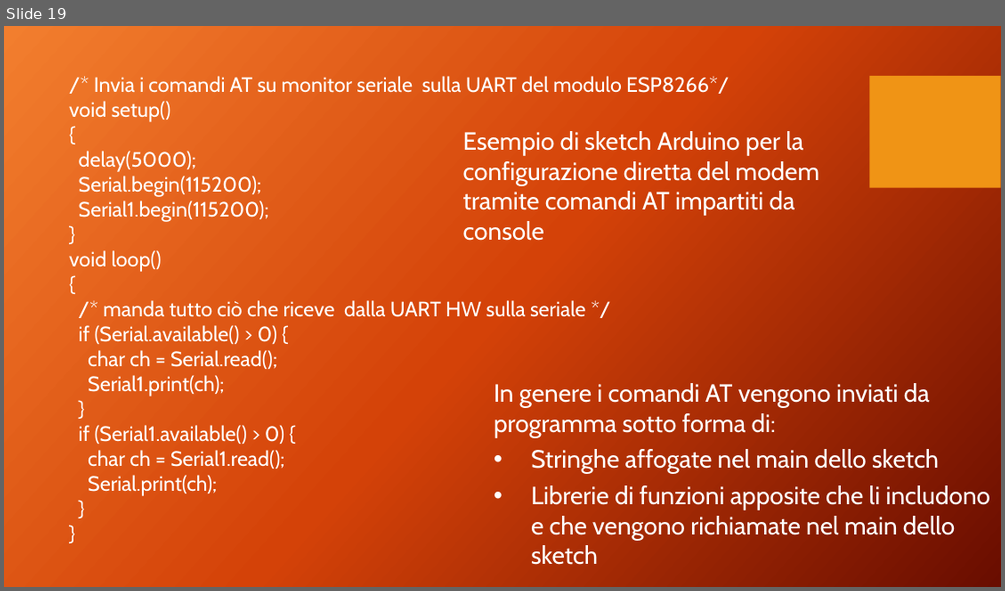
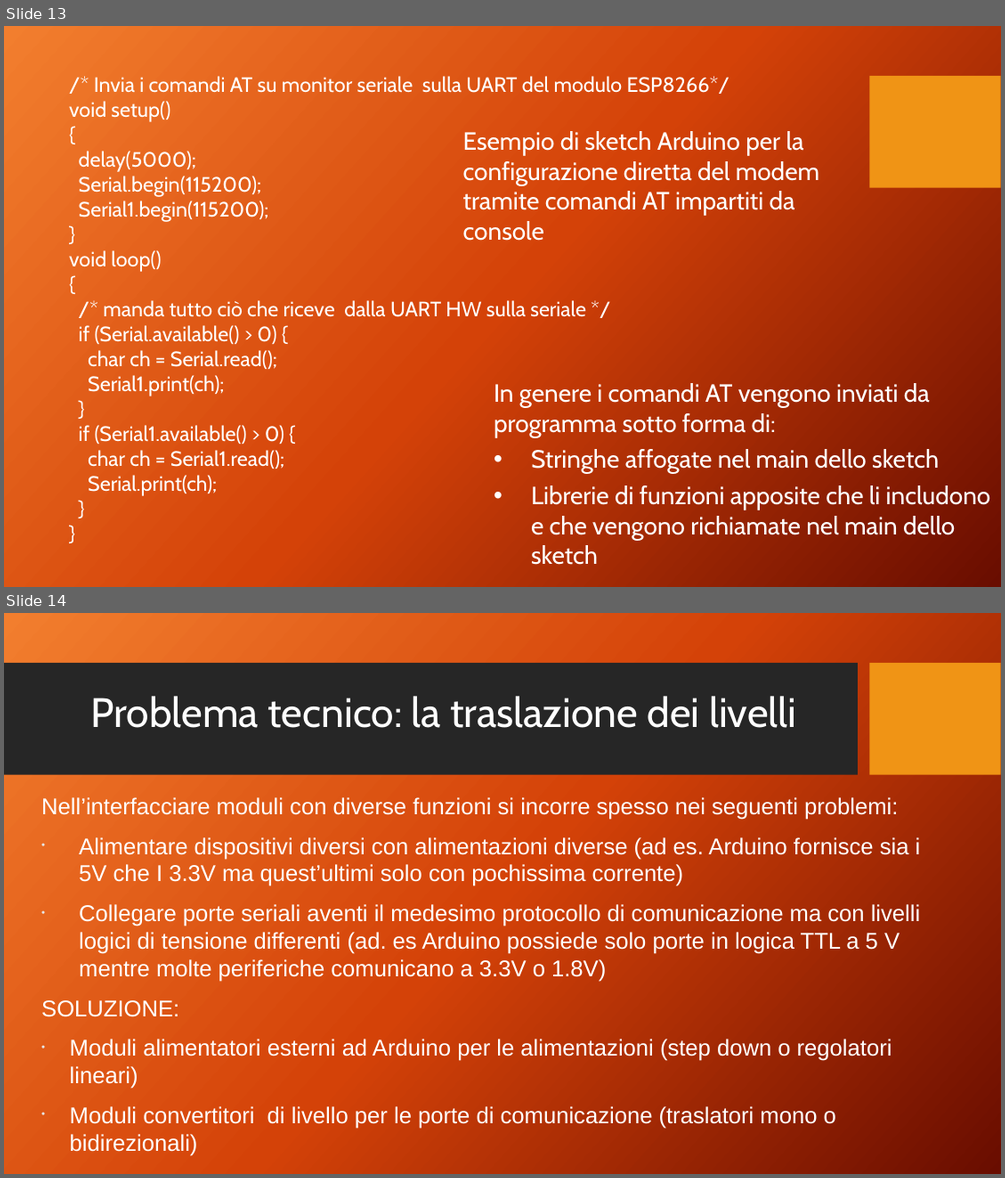
Before and after one commit to sebastianomelita/seismolab, a slide deck: files/seismoclouddevice-arduino-master/PROGGETTO SAPIENZA .pptx. Shown one above the other, each under a label of ours: slide 19 before the commit, slides 13 and 14 after it. The pictures are 1005x591 and 1005x1178 pixels, drawn with LibreOffice and Linux fonts; fonts in the diff are those of the drawing; background and template pictures are left out. Boxes give left, top, right and bottom in pixels: in the first picture for what was removed or moved away, otherwise in the second. Text is boxed around its words. In the diff, an @@ line names an element or a change of style, - is before the commit and + after.

```diff
--- a/files/seismoclouddevice-arduino-master/PROGGETTO SAPIENZA .pptx
+++ b/files/seismoclouddevice-arduino-master/PROGGETTO SAPIENZA .pptx
@@ slide 14 added at (4, 613, 1001, 1174), background picture (left out); not listed: 1 template element that a slide beside it also shows @@
@@ rectangle added at (4, 663, 858, 775), fill #262626 @@
@@ title added at (91, 696, 796, 728), 39.6 pt, text #FFFFFF @@
+Problema tecnico: la traslazione dei livelli
@@ text added at (41, 797, 921, 1156), 22 pt, text #FFFFFF @@
+Nell’interfacciare moduli con diverse funzioni si incorre spesso nei seguenti problemi:
+• Alimentare dispositivi diversi con alimentazioni diverse (ad es. Arduino fornisce sia i 5V che I 3.3V ma quest’ultimi solo con pochissima corrente)
+• Collegare porte seriali aventi il medesimo protocollo di comunicazione ma con livelli logici di tensione differenti (ad. es Arduino possiede solo porte in logica TTL a 5 V mentre molte periferiche comunicano a 3.3V o 1.8V)
+SOLUZIONE:
+• Moduli alimentatori esterni ad Arduino per le alimentazioni (step down o regolatori lineari)
+• Moduli convertitori di livello per le porte di comunicazione (traslatori mono o bidirezionali)
@@ what was slide 19 is now slide 13 @@
```
Also in this commit, not shown: 1 slide changed, 1 other slide added, 1 slide removed, 2 other files.
